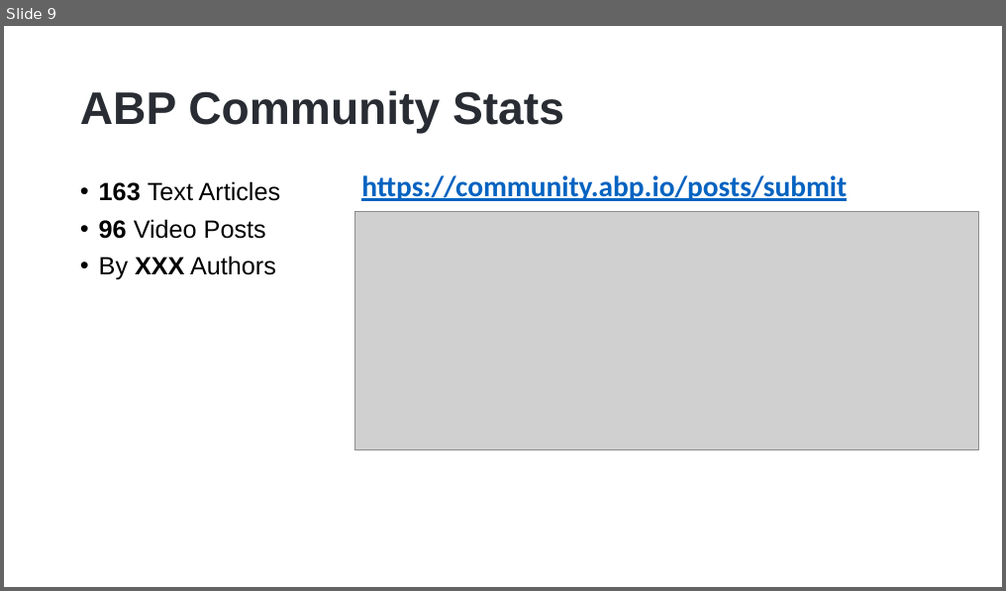
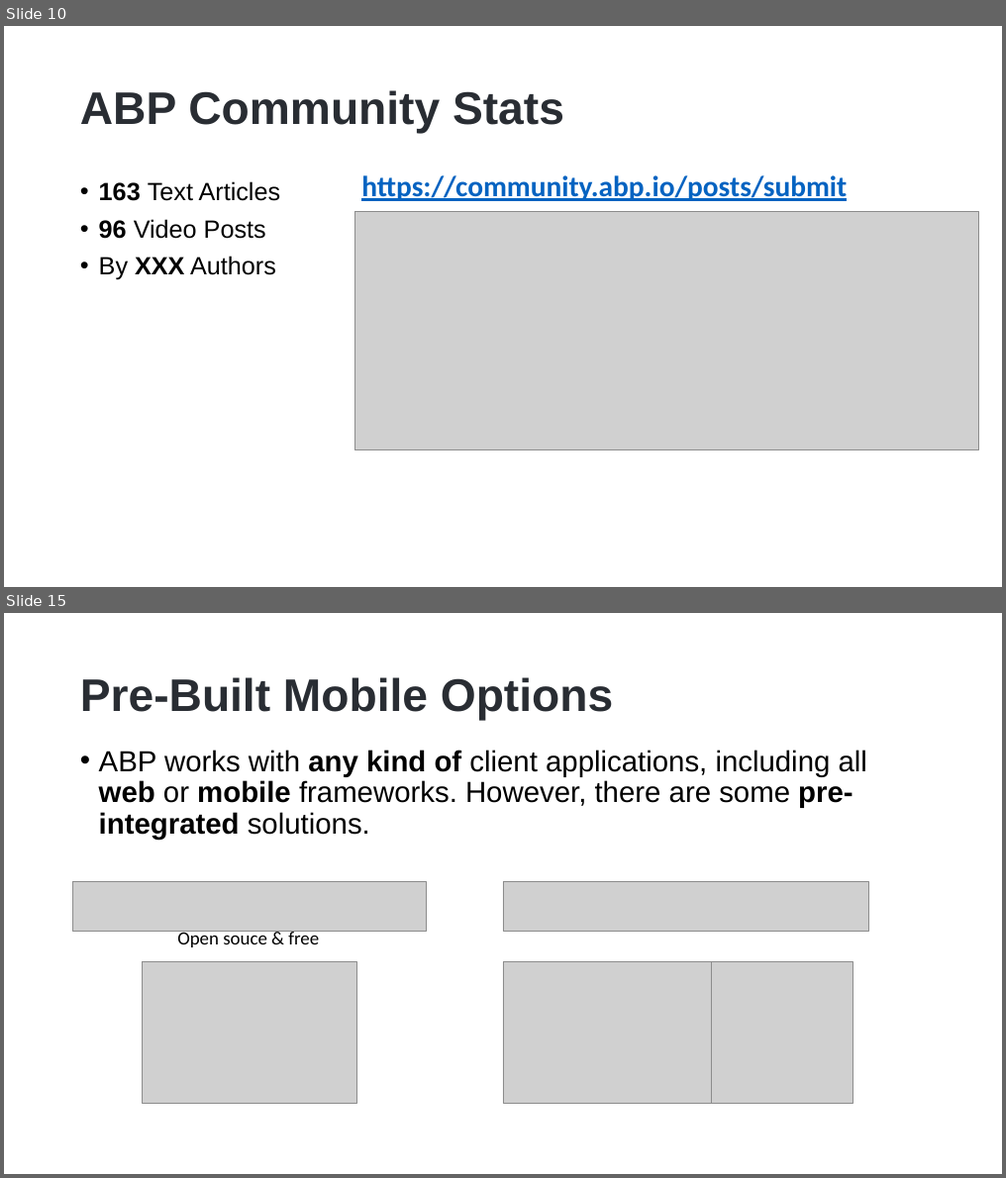
Before and after one commit to hikalkan/presentations, a slide deck: 2023-07-27 ABP Community Talks 2023.5/ABP Mobile Options.pptx. Shown one above the other, each under a label of ours: slide 9 before the commit, slides 10 and 15 after it; the slides between them are not shown. The pictures are 1006x591 and 1006x1178 pixels, drawn with LibreOffice and Linux fonts; fonts in the diff are those of the drawing; grey boxes stand for pictures; background and template pictures are left out. Boxes give left, top, right and bottom in pixels: in the first picture for what was removed or moved away, otherwise in the second. Text is boxed around its words. In the diff, an @@ line names an element or a change of style, - is before the commit and + after.

```diff
--- a/2023-07-27 ABP Community Talks 2023.5/ABP Mobile Options.pptx
+++ b/2023-07-27 ABP Community Talks 2023.5/ABP Mobile Options.pptx
@@ slide 15 added at bbox=[4, 613, 1002, 1174], background picture (left out) @@
@@ title added at bbox=[80, 677, 613, 721], 44 pt, text #292D33, bold @@
+Pre-Built Mobile Options
@@ text added at bbox=[99, 750, 867, 840], 28 pt, text #000000 @@
+• ABP works with any kind of client applications, including all web or mobile frameworks. However, there are some pre-integrated solutions.
@@ picture added at bbox=[73, 881, 427, 931] @@
@@ picture added at bbox=[503, 881, 868, 931] @@
@@ text added at bbox=[177, 930, 319, 948], 18 pt, text #000000 @@
+Open souce & free
@@ picture added at bbox=[143, 962, 357, 1103] @@
@@ picture added at bbox=[503, 962, 718, 1103] @@
@@ picture added at bbox=[712, 962, 853, 1103] @@
@@ what was slide 9 is now slide 10 @@
```
Also in this commit, not shown: 1 slide changed, 5 other slides added, 8 slides removed.
